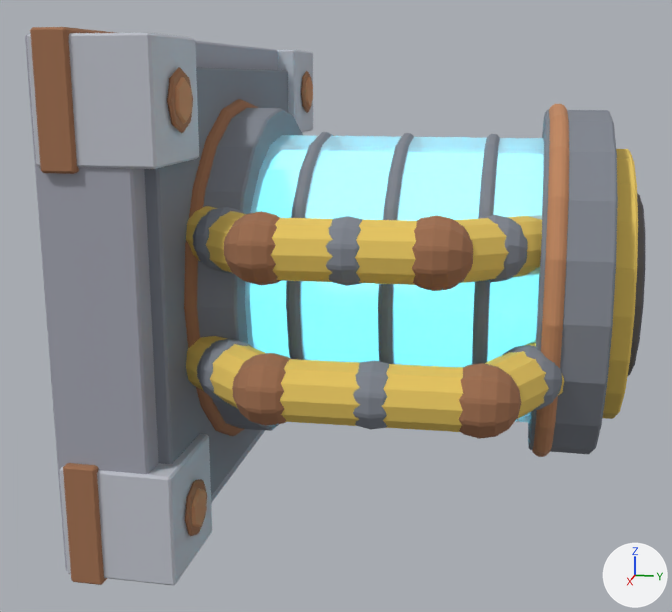
One commit to the FBX model Assets/GeneratedBaseItems/15_Compact_Fusion_Generator.fbx: the scene before it, then after it.
One viewpoint serves both versions: a camera (50 mm lens) standing at (3.22, 1.28, 0.66) and looking at (0.06, 0.65, -0.13). Every picture has the same lights, and +X, +Y and +Z are marked at lower right. The older version comes first.

Names of what the first picture shows: '15_Compact_Fusion_Generator'.
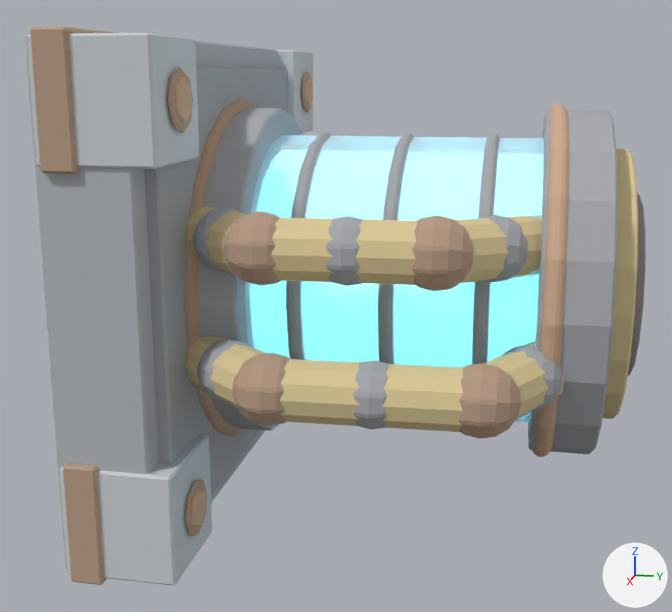
Pixel boxes [x1, y1, x2, y2] of what changed, in the pictures (672 x 612 px):
'15_Compact_Fusion_Generator', recoloured, surface changed: [25, 27, 645, 585] in both

Diff of the bpy script that builds the scene:
```diff
--- a/Assets/GeneratedBaseItems/15_Compact_Fusion_Generator.fbx.py
+++ b/Assets/GeneratedBaseItems/15_Compact_Fusion_Generator.fbx.py
@@ mat_iron___dark_forged_steel @@
 mat_iron___dark_forged_steel = principled_material('Iron | dark forged steel')
-mat_iron___dark_forged_steel.base_color = (0.22, 0.24, 0.28)  # grey #818690
-mat_iron___dark_forged_steel.roughness = 0.96
+mat_iron___dark_forged_steel.base_color = (0.394, 0.407, 0.432)  # grey #a8abb0
+mat_iron___dark_forged_steel.roughness = 0.94
@@ mat_rust___deep_brown @@
 mat_rust___deep_brown = principled_material('Rust | deep brown')
-mat_rust___deep_brown.base_color = (0.35, 0.16, 0.08)  # brown #a06f50
-mat_rust___deep_brown.roughness = 0.96
+mat_rust___deep_brown.base_color = (0.487, 0.335, 0.237)  # beige #b99d86
+mat_rust___deep_brown.roughness = 0.94
@@ mat_titanium___graphite_armor @@
 mat_titanium___graphite_armor = principled_material('Titanium | graphite armor')
-mat_titanium___graphite_armor.base_color = (0.35, 0.36, 0.42)  # grey #a0a2ad
-mat_titanium___graphite_armor.roughness = 0.96
+mat_titanium___graphite_armor.base_color = (0.455, 0.477, 0.507)  # grey #b4b8bd
+mat_titanium___graphite_armor.roughness = 0.94
@@ mat_titanium___bright_bevel @@
 mat_titanium___bright_bevel = principled_material('Titanium | bright bevel')
-mat_titanium___bright_bevel.base_color = (0.52, 0.54, 0.6)  # light grey #bfc2cb
-mat_titanium___bright_bevel.roughness = 0.96
+mat_titanium___bright_bevel.base_color = (0.611, 0.633, 0.662)  # light grey #cdd0d5
+mat_titanium___bright_bevel.roughness = 0.94
@@ mat_rust___orange_oxide @@
 mat_rust___orange_oxide = principled_material('Rust | orange oxide')
-mat_rust___orange_oxide.base_color = (0.54, 0.25, 0.12)  # orange #c28961
-mat_rust___orange_oxide.roughness = 0.96
+mat_rust___orange_oxide.base_color = (0.626, 0.42, 0.281)  # beige #cfad90
+mat_rust___orange_oxide.roughness = 0.94
@@ mat_charcoal___blackened @@
 mat_charcoal___blackened = principled_material('Charcoal | blackened')
-mat_charcoal___blackened.base_color = (0.13, 0.13, 0.15)  # dark grey #65656c
-mat_charcoal___blackened.roughness = 0.96
+mat_charcoal___blackened.base_color = (0.281, 0.281, 0.301)  # grey #909095
+mat_charcoal___blackened.roughness = 0.94
@@ mat_hazard___faded_amber @@
 mat_hazard___faded_amber = principled_material('Hazard | faded amber')
-mat_hazard___faded_amber.base_color = (0.82, 0.58, 0.12)  # yellow #eac861
-mat_hazard___faded_amber.roughness = 0.96
+mat_hazard___faded_amber.base_color = (0.733, 0.603, 0.319)  # beige #decc99
+mat_hazard___faded_amber.roughness = 0.94
@@ mat_plasma___xenocrystal_cyan @@
 mat_plasma___xenocrystal_cyan = principled_material('Plasma | xenocrystal cyan')
-mat_plasma___xenocrystal_cyan.base_color = (0.16, 0.8, 0.98)  # cyan #6fe7fd
-mat_plasma___xenocrystal_cyan.roughness = 0.96
-mat_plasma___xenocrystal_cyan.emission_color = (0.18, 0.84, 1.0)  # cyan #76ecff
-mat_plasma___xenocrystal_cyan.emission_strength = 2.5
+mat_plasma___xenocrystal_cyan.base_color = (0.444, 0.813, 0.911)  # cyan #b2e9f5
+mat_plasma___xenocrystal_cyan.roughness = 0.94
+mat_plasma___xenocrystal_cyan.emission_color = (0.18, 0.78, 1.0)  # cyan #76e5ff
+mat_plasma___xenocrystal_cyan.emission_strength = 2.6
@@ mat_glass___pale_reflection @@
 mat_glass___pale_reflection = principled_material('Glass | pale reflection')
-mat_glass___pale_reflection.base_color = (0.52, 0.78, 0.88)  # cyan #bfe5f1
-mat_glass___pale_reflection.roughness = 0.35
+mat_glass___pale_reflection.base_color = (0.655, 0.78, 0.834)  # pale blue #d4e5eb
+mat_glass___pale_reflection.roughness = 0.94
 mat_glass___pale_reflection.alpha = 0.65
@@ mat_bone___infected_ivory @@
 mat_bone___infected_ivory = principled_material('Bone | infected ivory')
-mat_bone___infected_ivory.base_color = (0.74, 0.68, 0.54)  # pale yellow #dfd7c2
-mat_bone___infected_ivory.roughness = 0.96
+mat_bone___infected_ivory.base_color = (0.757, 0.721, 0.641)  # light grey #e2ddd1
+mat_bone___infected_ivory.roughness = 0.94
@@ mat_iron___scraped_edges @@
 mat_iron___scraped_edges = principled_material('Iron | scraped edges')
-mat_iron___scraped_edges.base_color = (0.46, 0.49, 0.54)  # light grey #b5bac2
-mat_iron___scraped_edges.roughness = 0.96
+mat_iron___scraped_edges.base_color = (0.562, 0.579, 0.603)  # light grey #c6c8cc
+mat_iron___scraped_edges.roughness = 0.94
```
